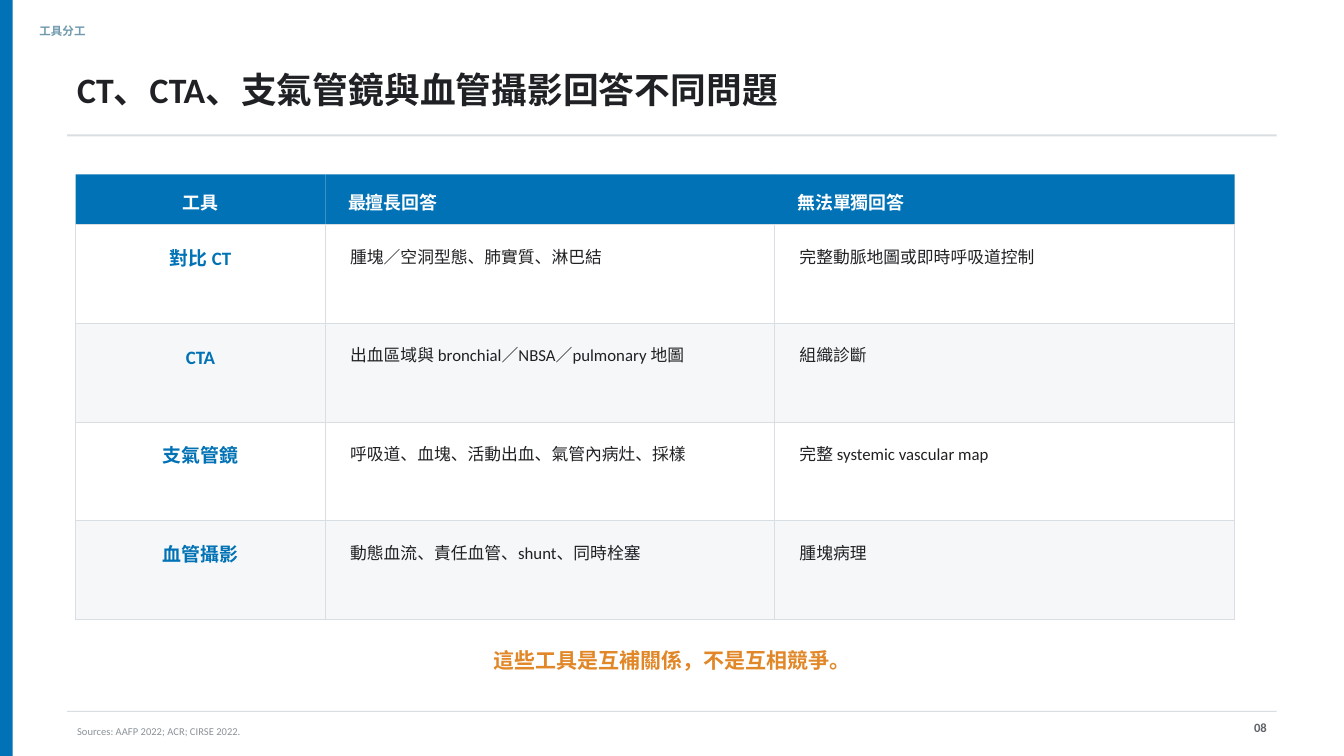
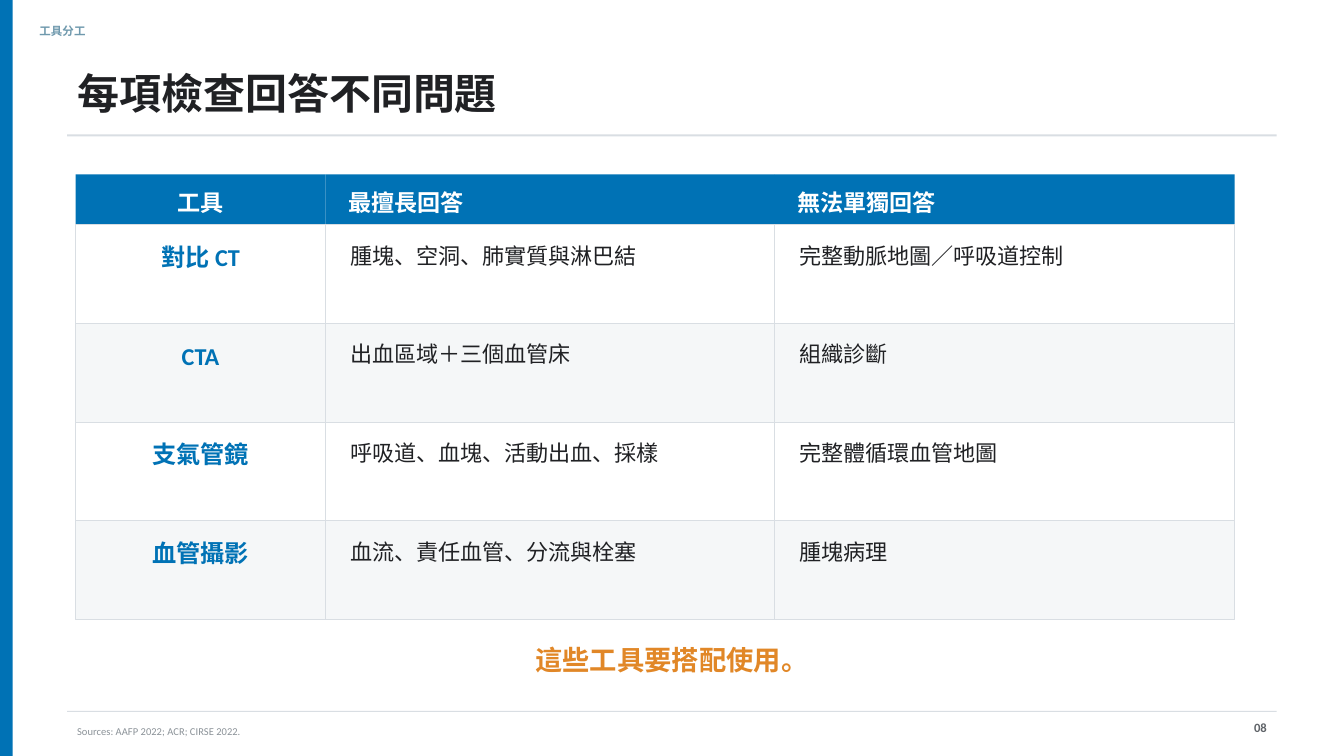
Before and after one commit to henrylab865/medical-slide-templates, a slide deck: slide 8 of examples/hemoptysis-lung-mass-mm/Hemoptysis_Lung_Mass_MM_NEJM_ZH-TW.pptx. Drawn at 1344x756 pixels with LibreOffice and Linux fonts; fonts in the diff are those of the drawing. Boxes give left, top, right and bottom in pixels: in the first picture for what was removed or moved away, otherwise in the second. Text is boxed around its words. In the diff, an @@ line names an element or a change of style, - is before the commit and + after.

Commit message:
Increase M&M deck readability for auditorium use
Shortens visible copy and enlarges primary body, table, and chart text in both language editions.

```diff
--- a/examples/hemoptysis-lung-mass-mm/Hemoptysis_Lung_Mass_MM_NEJM_ZH-TW.pptx
+++ b/examples/hemoptysis-lung-mass-mm/Hemoptysis_Lung_Mass_MM_NEJM_ZH-TW.pptx
@@ text at (x1=77, y1=73, x2=497, y2=113): text changed; size 25.5 to 30 pt @@
-CT、CTA、支氣管鏡與血管攝影回答不同問題
+每項檢查回答不同問題
@@ size 12.8 to 16.5 pt in 3 elements at (x1=797, y1=191, x2=935, y2=213), (x1=348, y1=188, x2=463, y2=217), (x1=178, y1=192, x2=224, y2=213) @@
@@ text at (x1=350, y1=245, x2=636, y2=266): text changed; size 12 to 15.8 pt @@
-腫塊／空洞型態、肺實質、淋巴結
+腫塊、空洞、肺實質與淋巴結
@@ text at (x1=799, y1=245, x2=1063, y2=266): text changed; size 12 to 15.8 pt @@
-完整動脈地圖或即時呼吸道控制
+完整動脈地圖／呼吸道控制
@@ size 13.5 to 17.2 pt in 4 elements at (x1=152, y1=442, x2=249, y2=465), (x1=152, y1=541, x2=249, y2=564), (x1=161, y1=245, x2=240, y2=268), (x1=182, y1=349, x2=220, y2=365) @@
@@ text at (x1=350, y1=343, x2=570, y2=364): text changed; size 12 to 15.8 pt @@
-出血區域與 bronchial／NBSA／pulmonary 地圖
+出血區域＋三個血管床
@@ text "組織診斷" at (x1=799, y1=343, x2=887, y2=364): size 12 to 15.8 pt @@
@@ text at (x1=350, y1=442, x2=658, y2=463): text changed; size 12 to 15.8 pt @@
-呼吸道、血塊、活動出血、氣管內病灶、採樣
+呼吸道、血塊、活動出血、採樣
@@ text at (x1=799, y1=442, x2=997, y2=463): text changed; size 12 to 15.8 pt @@
-完整 systemic vascular map
+完整體循環血管地圖
@@ text "腫塊病理" at (x1=799, y1=541, x2=887, y2=562): size 12 to 15.8 pt @@
@@ text at (x1=350, y1=541, x2=636, y2=562): text changed; size 12 to 15.8 pt @@
-動態血流、責任血管、shunt、同時栓塞
+血流、責任血管、分流與栓塞
@@ text at (x1=535, y1=646, x2=809, y2=673): text changed; size 15 to 19.5 pt @@
-這些工具是互補關係，不是互相競爭。
+這些工具要搭配使用。
```
Also in this commit, not shown: 18 other slides changed, 3 other files.
